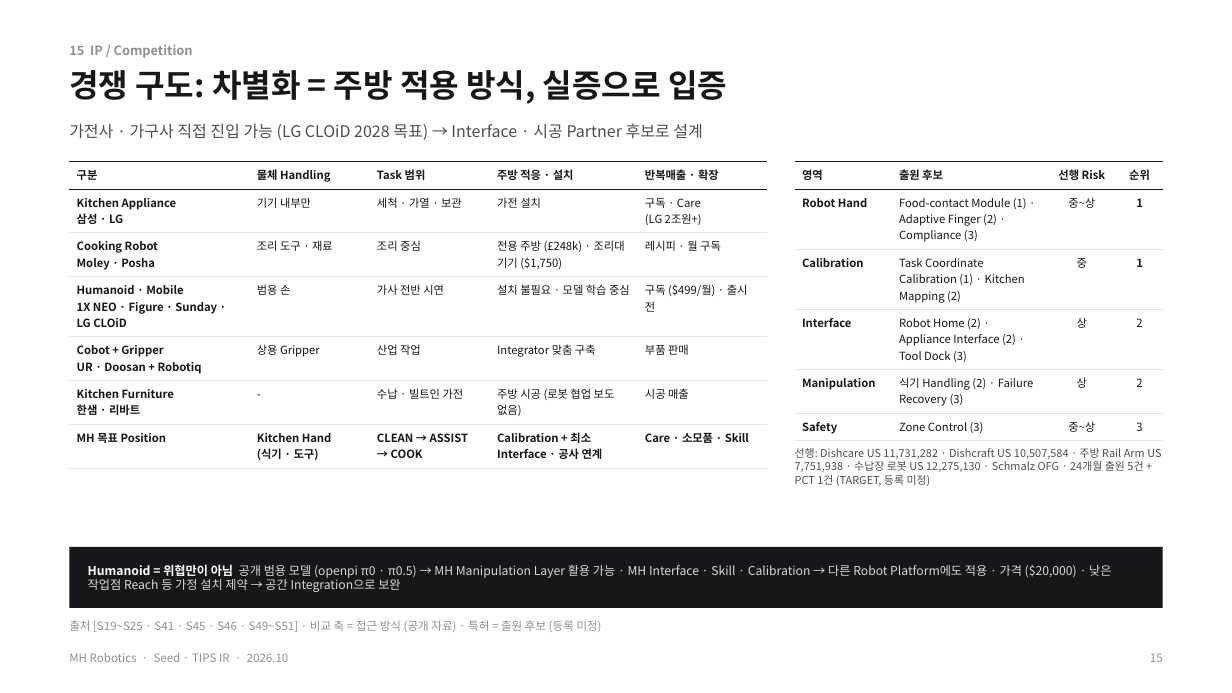
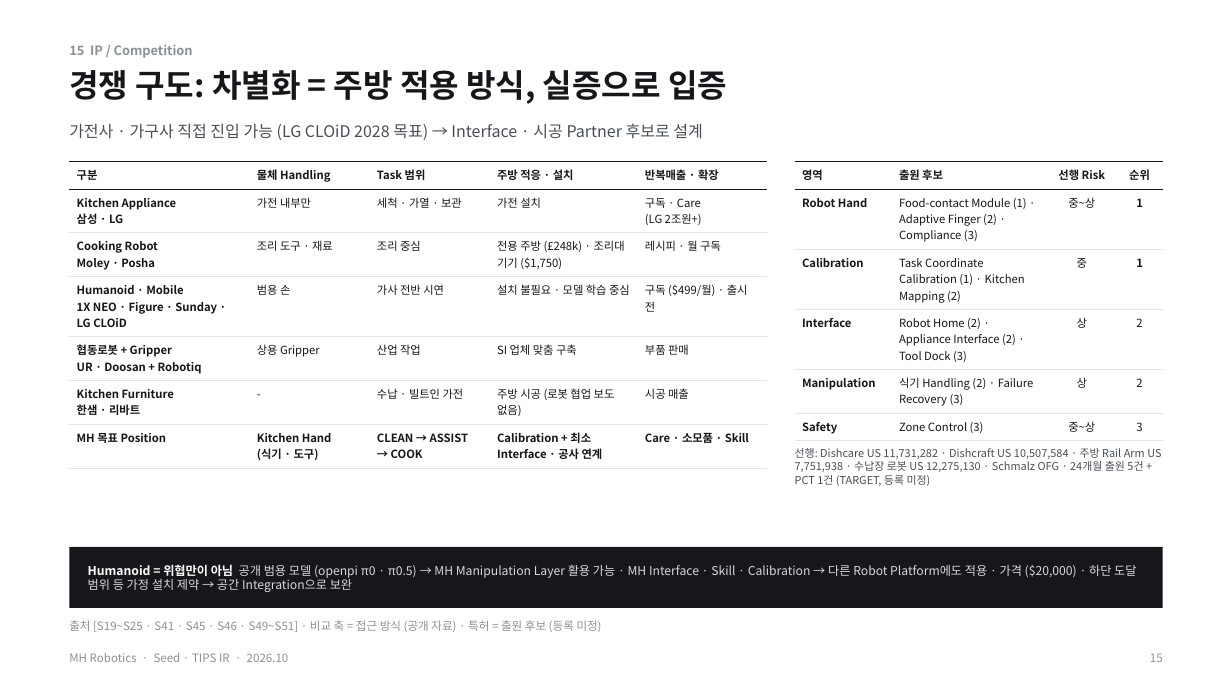
Before and after one commit to kimdonghyun2789-hash/D, a slide deck: slide 15 of MH/MH_Robotics_Seed_TIPS_IR_Final.pptx. Drawn at 1232x693 pixels with LibreOffice and Linux fonts; fonts in the diff are those of the drawing. Boxes give left, top, right and bottom in pixels: in the first picture for what was removed or moved away, otherwise in the second. Text is boxed around its words. In the diff, an @@ line names an element or a change of style, - is before the commit and + after.

```diff
--- a/MH/MH_Robotics_Seed_TIPS_IR_Final.pptx
+++ b/MH/MH_Robotics_Seed_TIPS_IR_Final.pptx
@@ table at [69,162,767,469] @@
-row 2, column 2: 기기 내부만
+row 2, column 2: 가전 내부만
-row 5, column 1: Cobot + Gripper / UR · Doosan + Robotiq
+row 5, column 1: 협동로봇 + Gripper / UR · Doosan + Robotiq
-row 5, column 4: Integrator 맞춤 구축
+row 5, column 4: SI 업체 맞춤 구축
@@ text at [88,564,1136,592]: text changed @@
-Humanoid = 위협만이 아님 공개 범용 모델 (openpi π0 · π0.5) → MH Manipulation Layer 활용 가능 · MH Interface · Skill · Calibration → 다른 Robot Platform에도 적용 · 가격 ($20,000) · 낮은 작업점 Reach 등 가정 설치 제약 → 공간 Integration으로 보완
+Humanoid = 위협만이 아님 공개 범용 모델 (openpi π0 · π0.5) → MH Manipulation Layer 활용 가능 · MH Interface · Skill · Calibration → 다른 Robot Platform에도 적용 · 가격 ($20,000) · 하단 도달 범위 등 가정 설치 제약 → 공간 Integration으로 보완
```
Also in this commit, not shown: 42 other slides changed, 34 other files.
